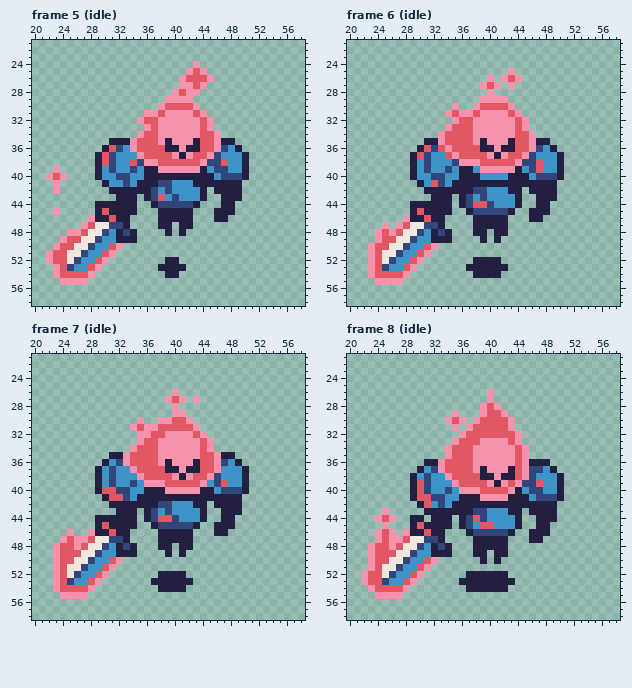
Two versions of one pixel-art file, android/assets/ase/actor_burning_knight.ase. The picture above was drawn from the file before the commit.
80x80 pixels, 15 frames. Shown: frame 5 (idle): x 20..58, y 21..58; frame 6 (idle): x 20..58, y 21..58; frame 7 (idle): x 20..58, y 21..58; frame 8 (idle): x 20..58, y 21..58. The commit also changed other frames, which this record leaves out.
New version:
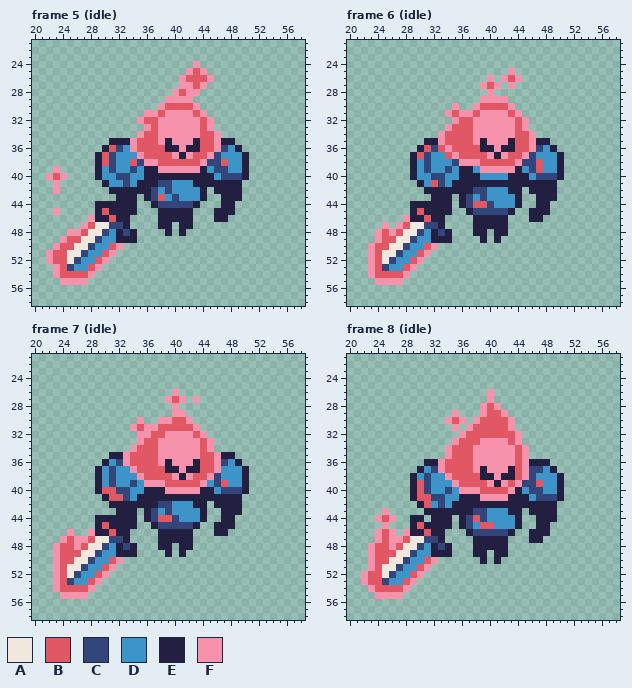
Palette (. is transparent): A #f0e8de  B #e15763  C #32467c  D #3c94c9  E #221f41  F #f792ad
What changed:
layer "burning knight/shadow" removed
--- frame 5 (idle)
@@ x 36..43 @@
 51 ........
-52 ...EE...
-53 ..EEEE..
-54 ...EE...
+52 ........
+53 ........
+54 ........
 55 ........
--- frame 6 (idle)
@@ x 35..44 @@
 51 ..........
-52 ...EEEE...
-53 ..EEEEEE..
-54 ...EEEE...
+52 ..........
+53 ..........
+54 ..........
 55 ..........
--- frame 7 (idle): the same change as frame 6 (idle)
--- frame 8 (idle)
@@ x 34..45 @@
 51 ............
-52 ...EEEEEE...
-53 ..EEEEEEEE..
-54 ...EEEEEE...
+52 ............
+53 ............
+54 ............
 55 ............
